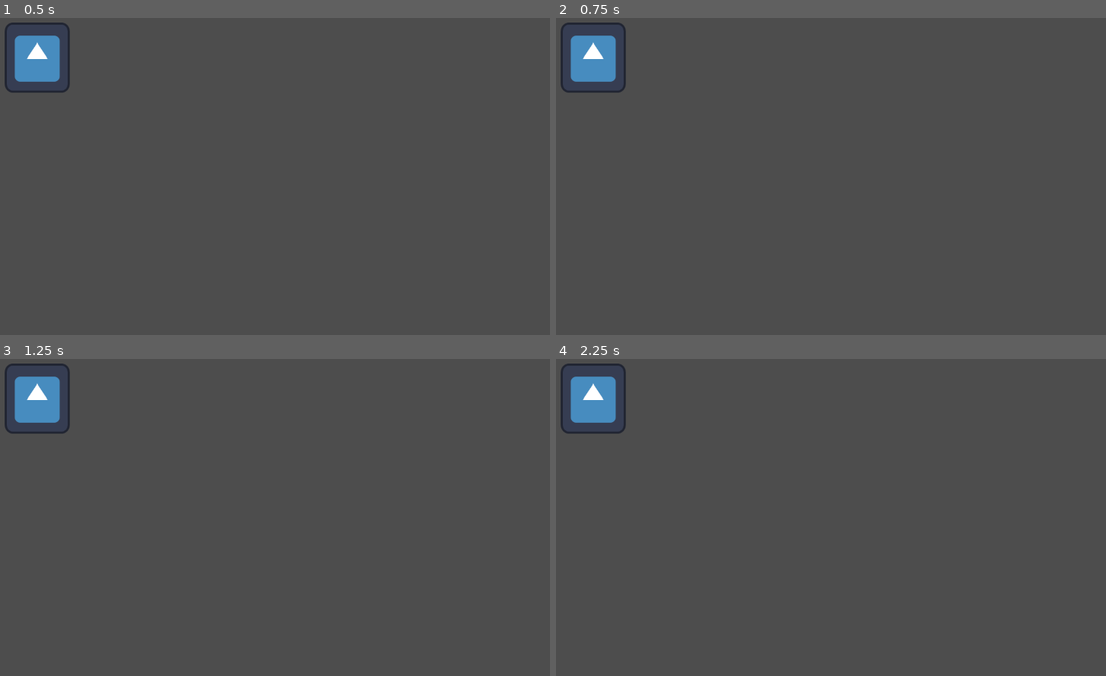
Above: before the commit, frames 1-4 (two rows, left to right).
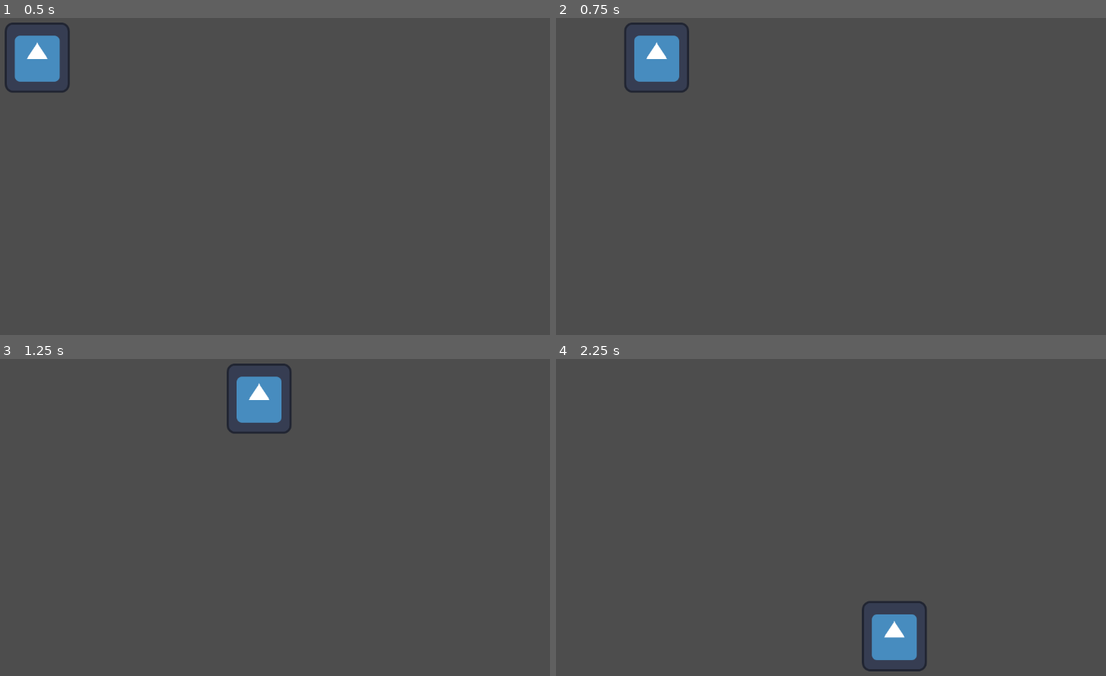
Above: after the commit, the same moments.

Repository: sirbiscuit87/Shoot
Game: Godot game, scene res://main.tscn
The game is run twice, just before and just after one commit, with the same random seed, the same clock (stepped at 60 frames per second) and the same inputs. The engine's default icon, where the game draws it, is replaced by a stand-in: a white triangle on a blue panel in a dark square.
Inputs:
- Up to frame 1 (0.5 s): no input
- Up to frame 2 (0.75 s): tap Enter at 0.5 s; hold D (MoveRight, bound only after the commit) from 0.53 s (still down)
- Up to frame 3 (1.25 s): keep holding D (MoveRight, bound only after the commit)
- Up to frame 4 (2.25 s): release D (MoveRight, bound only after the commit) at 1.28 s; hold S (MoveDown, bound only after the commit) 1.28-2.03 s; hold D (MoveRight, bound only after the commit) from 2.03 s (still down)

Frame 1 is identical in both runs. In frame 2, 2.9% of the frame differs, in the area x 0-25%, y 1-24%; in frame 3, 3.0%; in frame 4, 3.1%, in the area x 0-68%, y 1-99%.

Commit message:
Movement

Diff:
--- /dev/null
+++ b/shoot/Scripts/player.gd
@@ -0,0 +1,18 @@
+extends Sprite2D
+
+func _ready() -> void:
+	pass
+
+
+
+@export var SPEED: float = 10
+func _physics_process(delta: float) -> void:
+
+	if Input.is_action_pressed("MoveDown"):
+		self.position += Vector2.DOWN * SPEED
+	if Input.is_action_pressed("MoveUp"):
+		self.position += Vector2.UP * SPEED
+	if Input.is_action_pressed("MoveLeft"):
+		self.position += Vector2.LEFT * SPEED
+	if Input.is_action_pressed("MoveRight"):
+		self.position += Vector2.RIGHT * SPEED
--- a/shoot/main.tscn
+++ b/shoot/main.tscn
@@ -1,6 +1,7 @@
-[gd_scene load_steps=2 format=3 uid="uid://butf0qqe4736v"]
+[gd_scene load_steps=3 format=3 uid="uid://butf0qqe4736v"]
 
 [ext_resource type="Texture2D" uid="uid://d4e4std3ym8fl" path="res://icon.svg" id="1_11oen"]
+[ext_resource type="Script" path="res://Scripts/player.gd" id="2_7x8p1"]
 
 [node name="Main" type="Node2D"]
 
@@ -8,3 +9,4 @@
 position = Vector2(70.5, 76.5)
 scale = Vector2(0.960938, 1.03906)
 texture = ExtResource("1_11oen")
+script = ExtResource("2_7x8p1")
--- a/shoot/project.godot
+++ b/shoot/project.godot
@@ -19,6 +19,39 @@
 
 window/stretch/mode="viewport"
 
+[input]
+
+MoveLeft={
+"deadzone": 0.5,
+"events": [Object(InputEventKey,"resource_local_to_scene":false,"resource_name":"","device":-1,"window_id":0,"alt_pressed":false,"shift_pressed":false,"ctrl_pressed":false,"meta_pressed":false,"pressed":false,"keycode":0,"physical_keycode":65,"key_label":0,"unicode":97,"location":0,"echo":false,"script":null)
+]
+}
+MoveRight={
+"deadzone": 0.5,
+"events": [Object(InputEventKey,"resource_local_to_scene":false,"resource_name":"","device":-1,"window_id":0,"alt_pressed":false,"shift_pressed":false,"ctrl_pressed":false,"meta_pressed":false,"pressed":false,"keycode":0,"physical_keycode":68,"key_label":0,"unicode":100,"location":0,"echo":false,"script":null)
+]
+}
+MoveUp={
+"deadzone": 0.5,
+"events": [Object(InputEventKey,"resource_local_to_scene":false,"resource_name":"","device":-1,"window_id":0,"alt_pressed":false,"shift_pressed":false,"ctrl_pressed":false,"meta_pressed":false,"pressed":false,"keycode":0,"physical_keycode":87,"key_label":0,"unicode":119,"location":0,"echo":false,"script":null)
+]
+}
+MoveDown={
+"deadzone": 0.5,
+"events": [Object(InputEventKey,"resource_local_to_scene":false,"resource_name":"","device":-1,"window_id":0,"alt_pressed":false,"shift_pressed":false,"ctrl_pressed":false,"meta_pressed":false,"pressed":false,"keycode":0,"physical_keycode":83,"key_label":0,"unicode":115,"location":0,"echo":false,"script":null)
+]
+}
+PrimaryFire={
+"deadzone": 0.5,
+"events": [Object(InputEventMouseButton,"resource_local_to_scene":false,"resource_name":"","device":-1,"window_id":0,"alt_pressed":false,"shift_pressed":false,"ctrl_pressed":false,"meta_pressed":false,"button_mask":0,"position":Vector2(0, 0),"global_position":Vector2(0, 0),"factor":1.0,"button_index":1,"canceled":false,"pressed":false,"double_click":false,"script":null)
+]
+}
+SecondaryFire={
+"deadzone": 0.5,
+"events": [Object(InputEventMouseButton,"resource_local_to_scene":false,"resource_name":"","device":-1,"window_id":0,"alt_pressed":false,"shift_pressed":false,"ctrl_pressed":false,"meta_pressed":false,"button_mask":0,"position":Vector2(0, 0),"global_position":Vector2(0, 0),"factor":1.0,"button_index":2,"canceled":false,"pressed":false,"double_click":false,"script":null)
+]
+}
+
 [rendering]
 
 textures/canvas_textures/default_texture_filter=0
